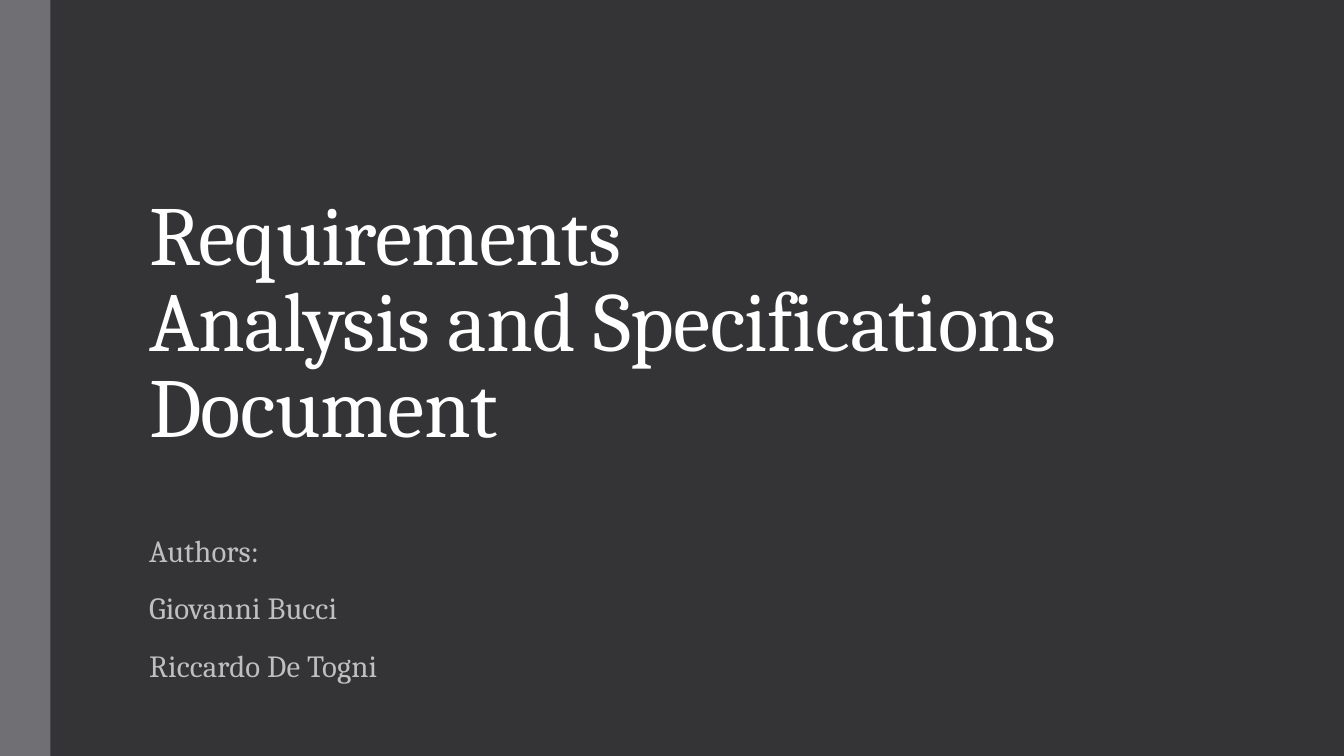
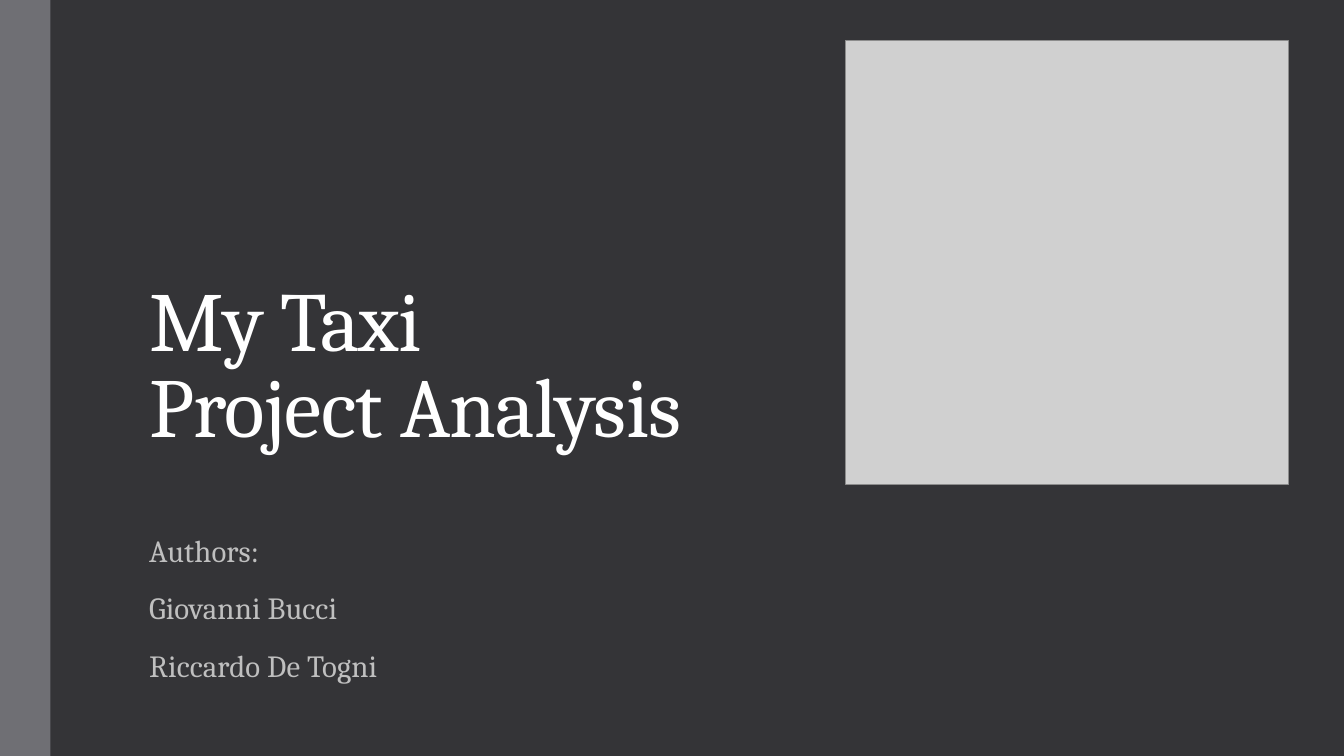
Before and after one commit to RiccardoDeTogni/BucciDeTogniTaxiService, a slide deck: slide 1 of Slides.pptx. Drawn at 1344x756 pixels with LibreOffice and Linux fonts; fonts in the diff are those of the drawing; grey boxes stand for pictures. Boxes give left, top, right and bottom in pixels: in the first picture for what was removed or moved away, otherwise in the second. Text is boxed around its words. In the diff, an @@ line names an element or a change of style, - is before the commit and + after.

```diff
--- a/Slides.pptx
+++ b/Slides.pptx
@@ picture added at (846, 41, 1289, 485) @@
@@ title at (149, 294, 682, 455): text changed @@
-Requirements
-Analysis and Specifications
-Document
+My Taxi
+Project Analysis
```
Also in this commit, not shown: 9 other slides changed, 10 slides added, 2 slides removed, 1 other file.
